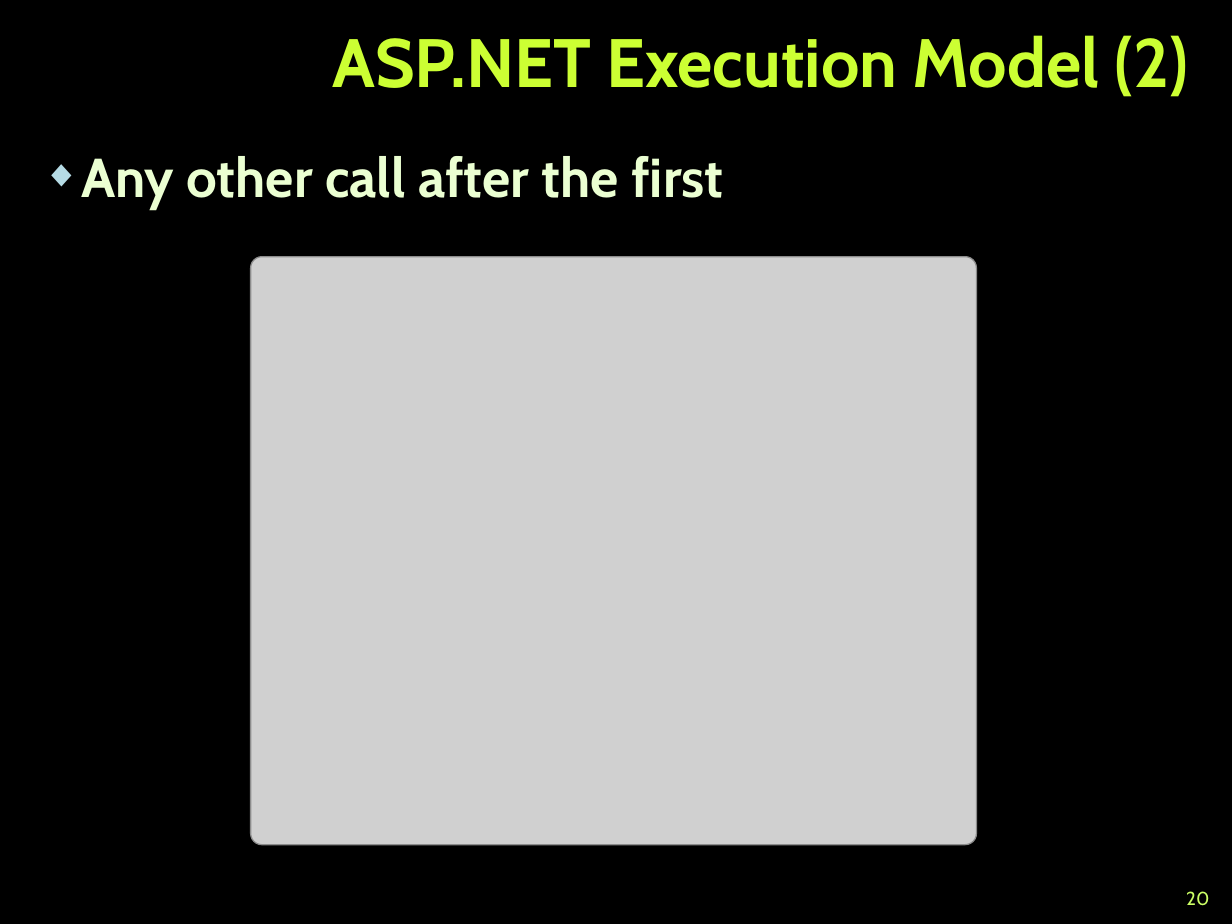
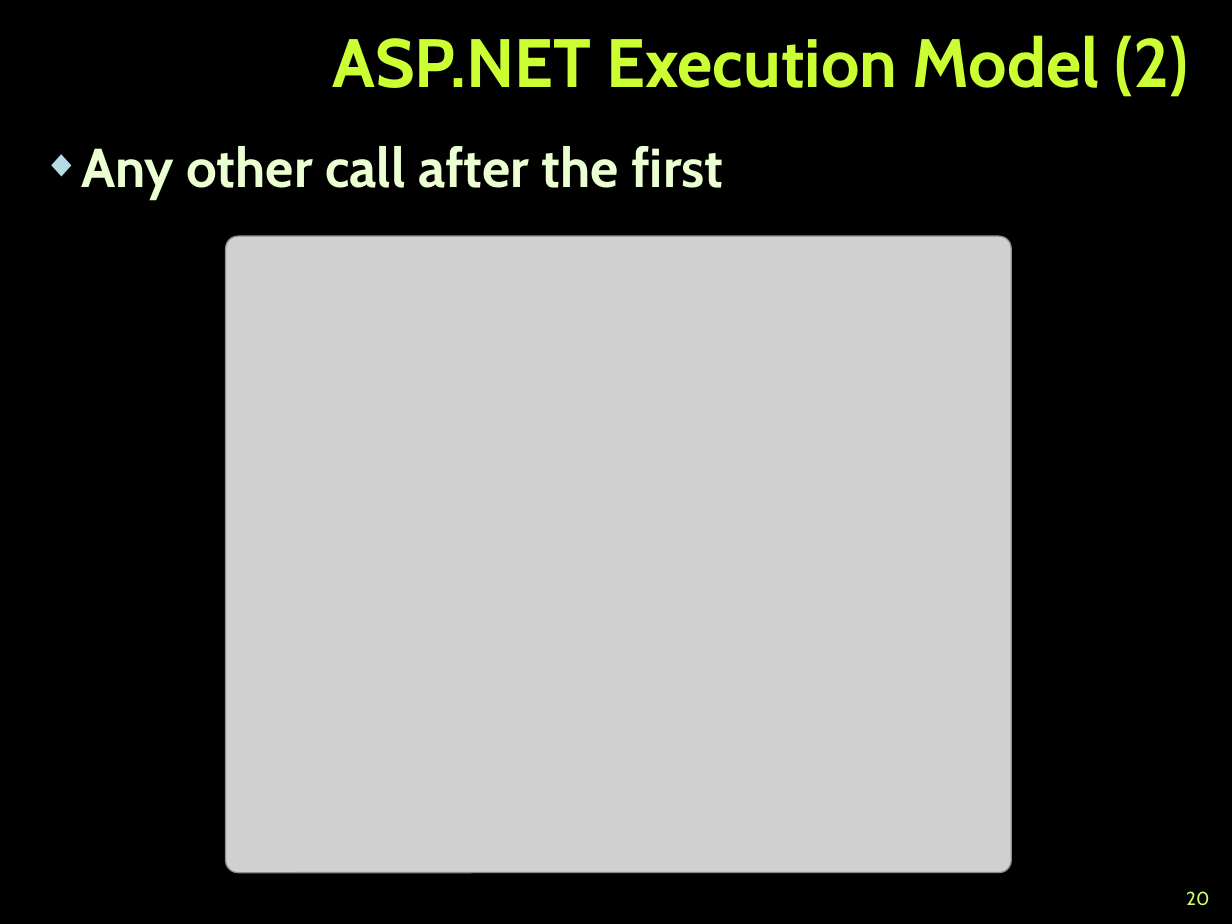
Before and after one commit to TelerikAcademy/ASP.NET-Web-Forms, a slide deck: slide 20 of 02. ASP.NET-Web-Forms-Intro/ASP.NET-Web-Forms-Intro.pptx. Drawn at 1232x924 pixels with LibreOffice and Linux fonts; fonts in the diff are those of the drawing; grey boxes stand for pictures; background and template pictures are left out. Boxes give left, top, right and bottom in pixels: in the first picture for what was removed or moved away, otherwise in the second. Text is boxed around its words. In the diff, an @@ line names an element or a change of style, - is before the commit and + after.

```diff
--- a/02. ASP.NET-Web-Forms-Intro/ASP.NET-Web-Forms-Intro.pptx
+++ b/02. ASP.NET-Web-Forms-Intro/ASP.NET-Web-Forms-Intro.pptx
@@ text "Any other call after the ...": place and size @@
-text "Any other call after the ..." at (81,156,723,210)
+text "Any other call after the ..." at (81,146,723,199)
@@ picture: place and size @@
-picture at (250,256,976,844)
+picture at (225,237,1011,873)
```
Also in this commit, not shown: 5 other slides changed, 1 slide removed, 8 other files.
